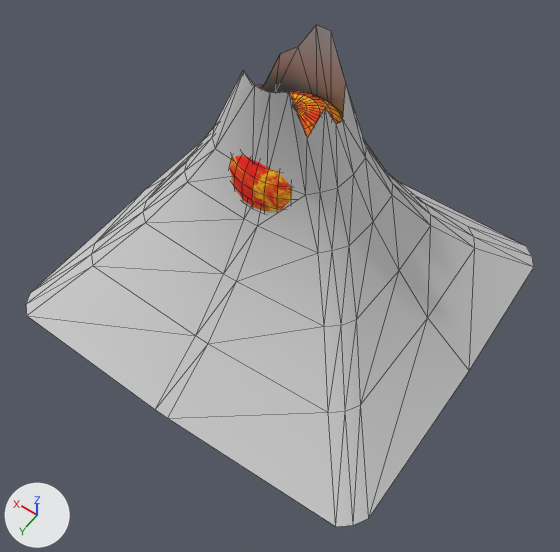
The FBX model 3DS Max Model/New Volcano.FBX as it was, and as the next commit left it.
Both versions are drawn from a 50 mm lens placed at (-2.99, 4.45, 6.8), pointed at (-0.32, 0.72, 0.94). The lights are fixed; the arrows at lower left show +X, +Y and +Z. Mesh edges are drawn as thin lines. Where no turn or scale is listed for an object, it has been applied to the vertices.

Before the edit, the objects in view are built like this:
```python
me_mesh = bpy.data.meshes.new('Mesh')
me_mesh.from_pydata(...)  # 108 vertices, 180 faces; spans x -2.21..2.16, y -1.91..2.18, z 0.0..2.87
me_mesh.materials.append(mat_01___default)  # its picture is missing
me_mesh_001 = bpy.data.meshes.new('Mesh.001')
me_mesh_001.from_pydata(...)  # a UV sphere (32 segments, 16 rings, poles along z) spanning x -0.638..0.638, y -0.638..0.638, z -0.638..0.638
me_mesh_001.materials.append(mat_02___default)  # picture img_magma_jpg
ob_cylinder001 = bpy.data.objects.new('Cylinder001', me_mesh)
ob_cylinder001.location = (0.04, 0.014, 0.024)
ob_sphere001 = bpy.data.objects.new('Sphere001', me_mesh_001)
ob_sphere001.location = (0.052, -0.001, 1.684)
```
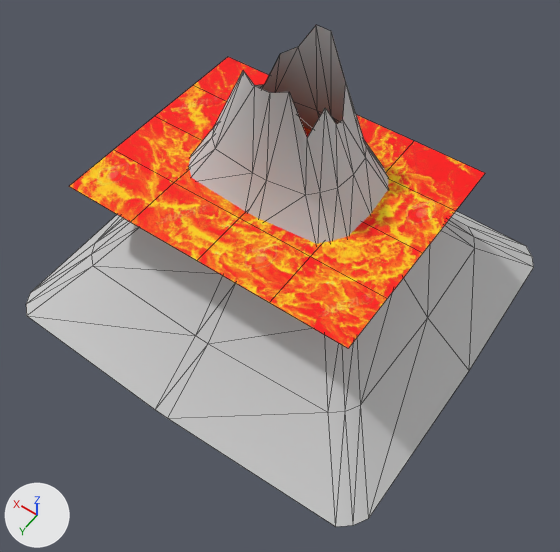
What differs and where, as boxes [x1, y1, x2, y2] in the pictures (560 x 552 px):
'Plane001', added: after [69, 57, 485, 348]
'Sphere001', deleted: before [230, 91, 343, 211]

The edits, one by one:
Mesh me_mesh_001_1 is new.
It has 25 vertices, 16 faces and spans x -1.57..1.57, y -1.23..1.23, z 0.0.
It uses material mat_02___default (picture img_magma_jpg).
Object 'Sphere001' (ob_sphere001) is deleted.
Object 'Plane001' (ob_plane001) is new; it shows me_mesh_001_1.
Its location is (0.111, 0.137, 1.507).
